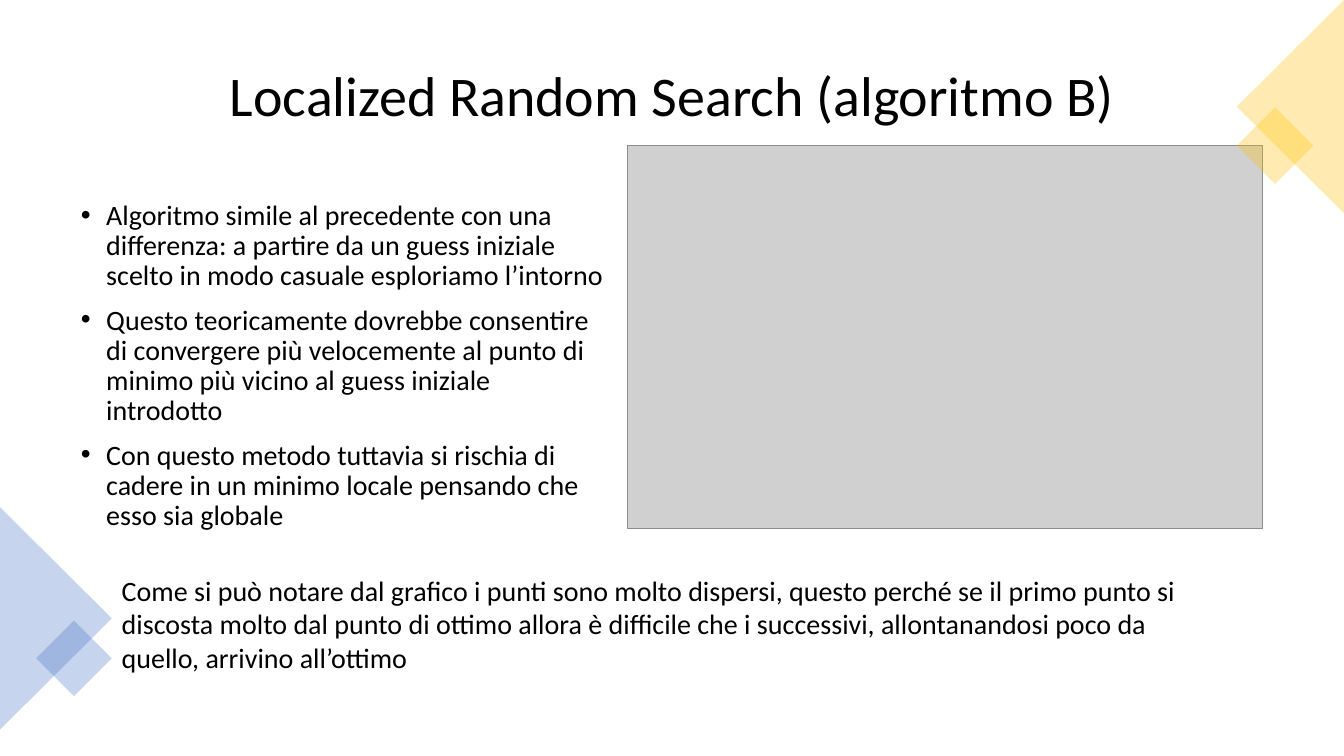
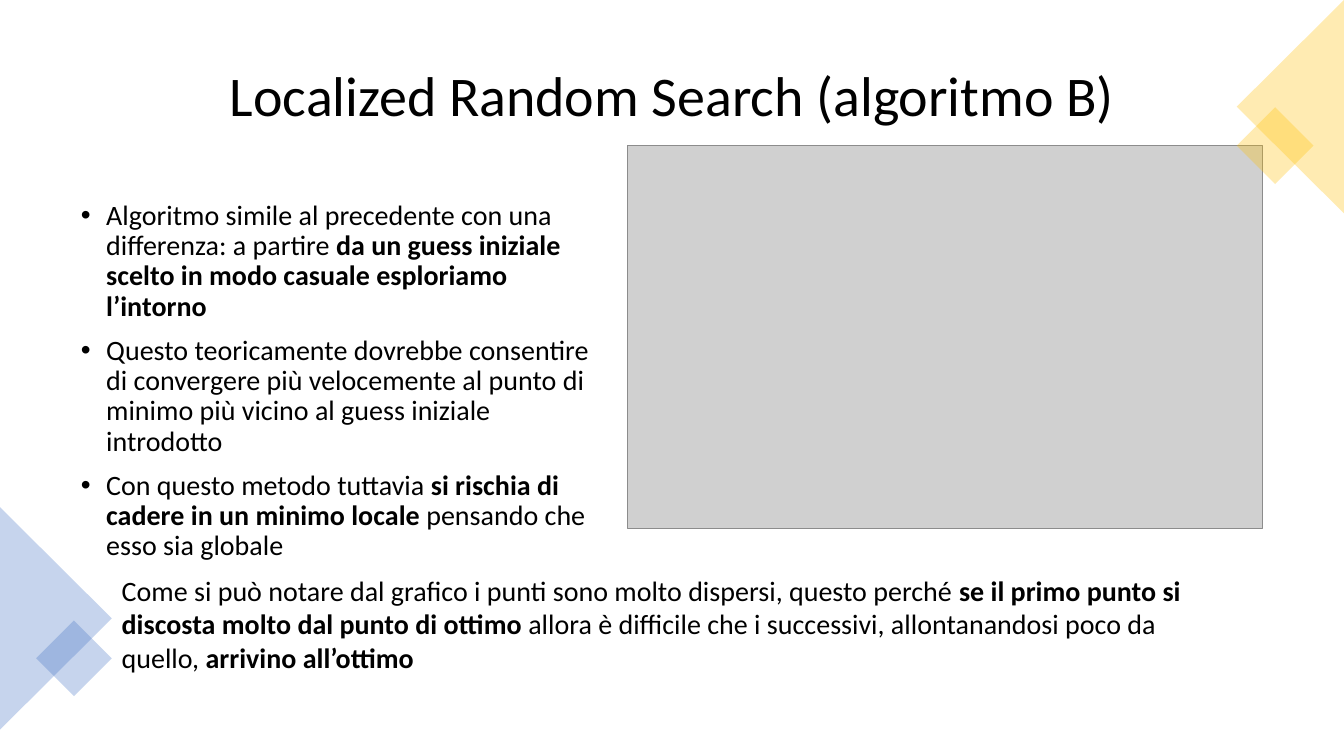
Before and after one commit to af20/mds_decision_making, a slide deck: slide 8 of R/Decision Making slides.pptx. Drawn at 1344x756 pixels with LibreOffice and Linux fonts; fonts in the diff are those of the drawing; grey boxes stand for pictures. Boxes give left, top, right and bottom in pixels: in the first picture for what was removed or moved away, otherwise in the second. Text is boxed around its words. In the diff, an @@ line names an element or a change of style, - is before the commit and + after.

```diff
--- a/R/Decision Making slides.pptx
+++ b/R/Decision Making slides.pptx
@@ text at [106,205,585,560]: bold on in "da un guess iniziale scelto in modo ...", "si rischia di cadere in un minimo ..." @@
@@ text "Come si può notare dal ..." at [122,581,1181,673]: bold on in "se il primo punto si discosta molto ..." @@
```
Also in this commit, not shown: 6 other slides changed.
